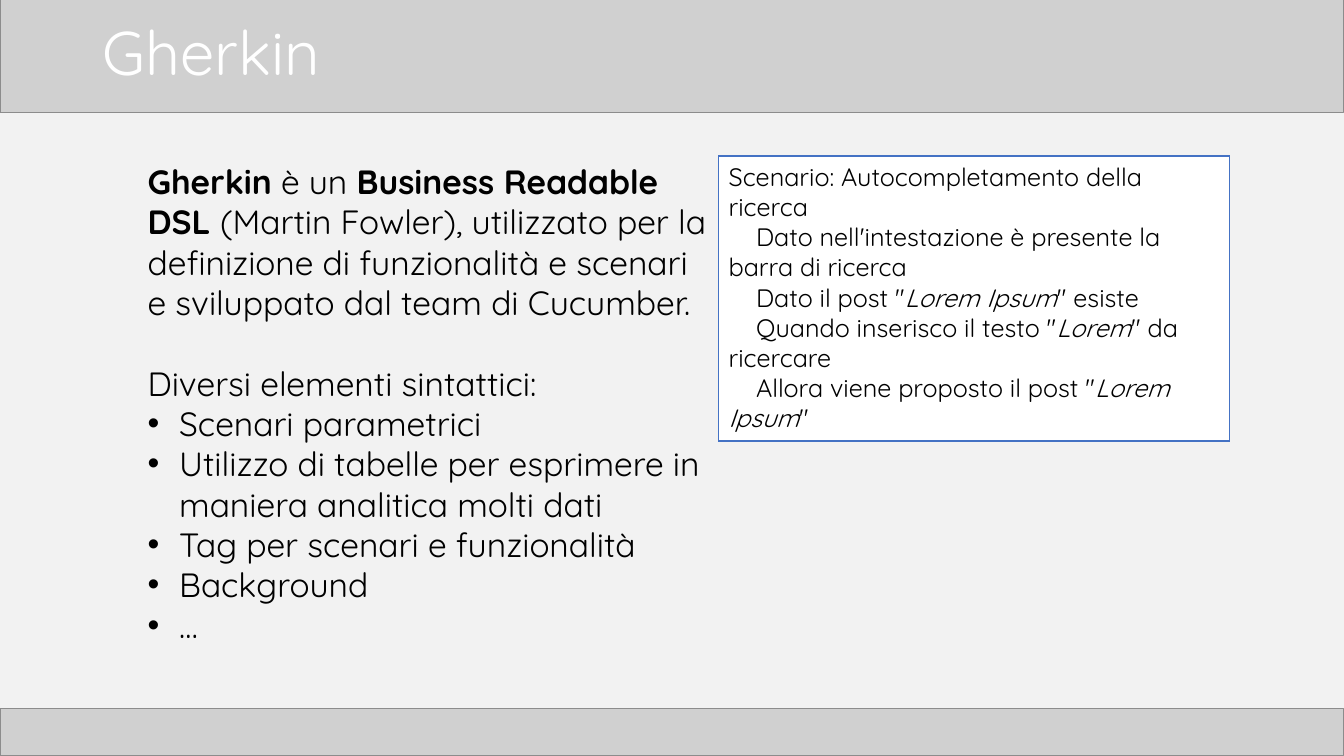
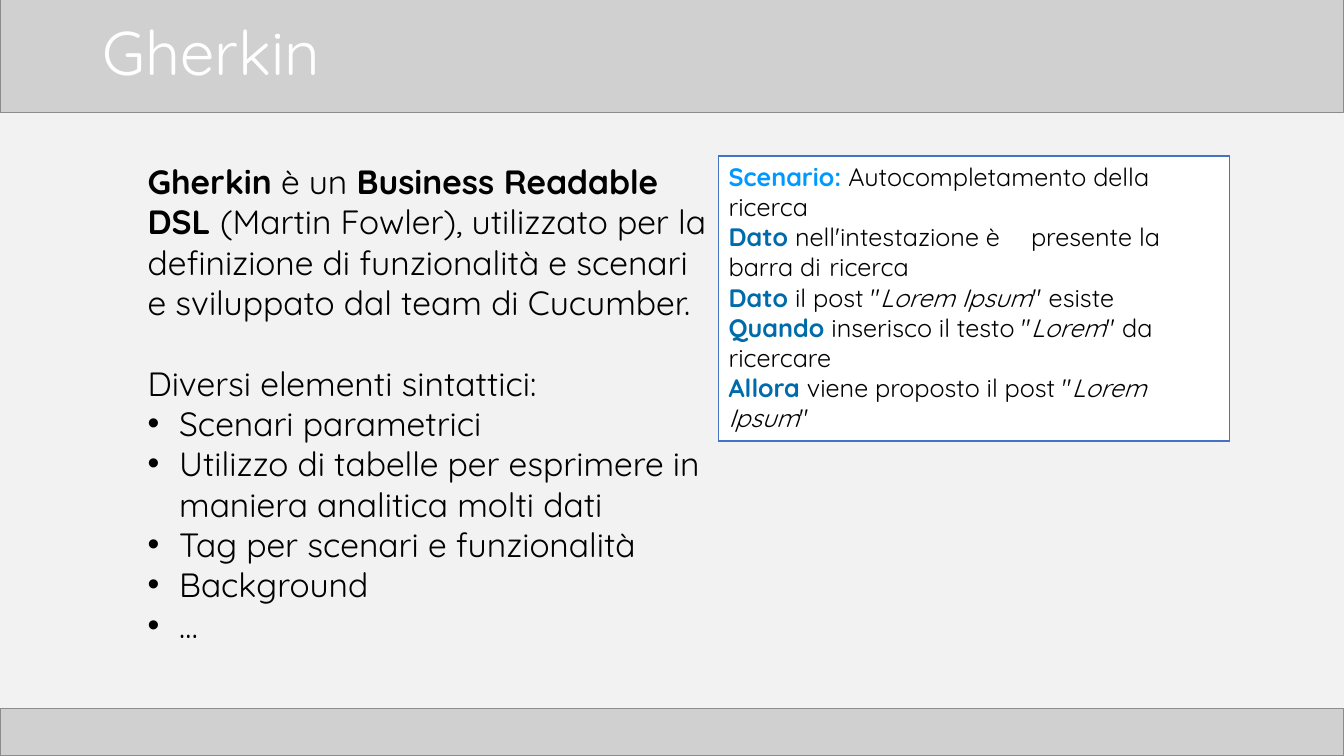
Before and after one commit to TTia/xblog-thesis, a slide deck: slide 14 of Presentazione.pptx. Drawn at 1344x756 pixels with LibreOffice and Linux fonts; fonts in the diff are those of the drawing; grey boxes stand for pictures. Boxes give left, top, right and bottom in pixels: in the first picture for what was removed or moved away, otherwise in the second. Text is boxed around its words. In the diff, an @@ line names an element or a change of style, - is before the commit and + after.

```diff
--- a/Presentazione.pptx
+++ b/Presentazione.pptx
@@ rectangle "Scenario: Autocompletamento della ricerca" at bbox=[719, 156, 1230, 442]: text colour #000000 to #0099FF in "Scenario:"; bold on in "Scenario:", "Dato", "Dato", "Quando" and 1 more places; text colour #000000 to #006BAB in "Dato", "Dato", "Quando", "Allora" @@
```
Also in this commit, not shown: 16 other slides changed, 1 slide added, 7 other files.
